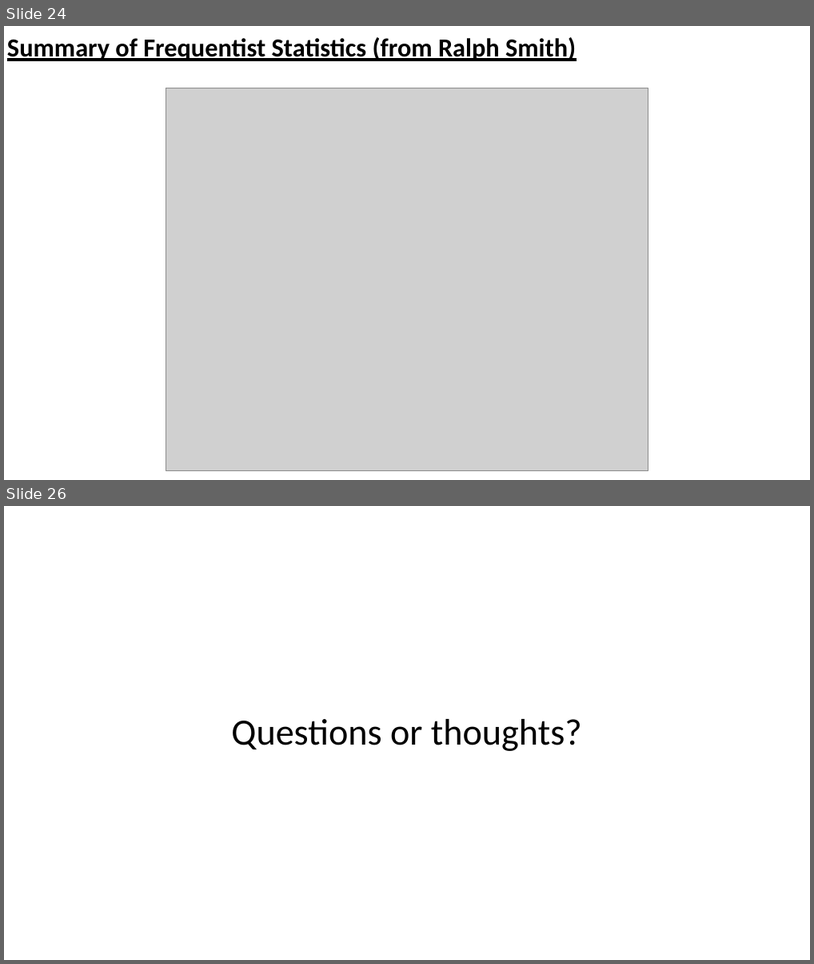
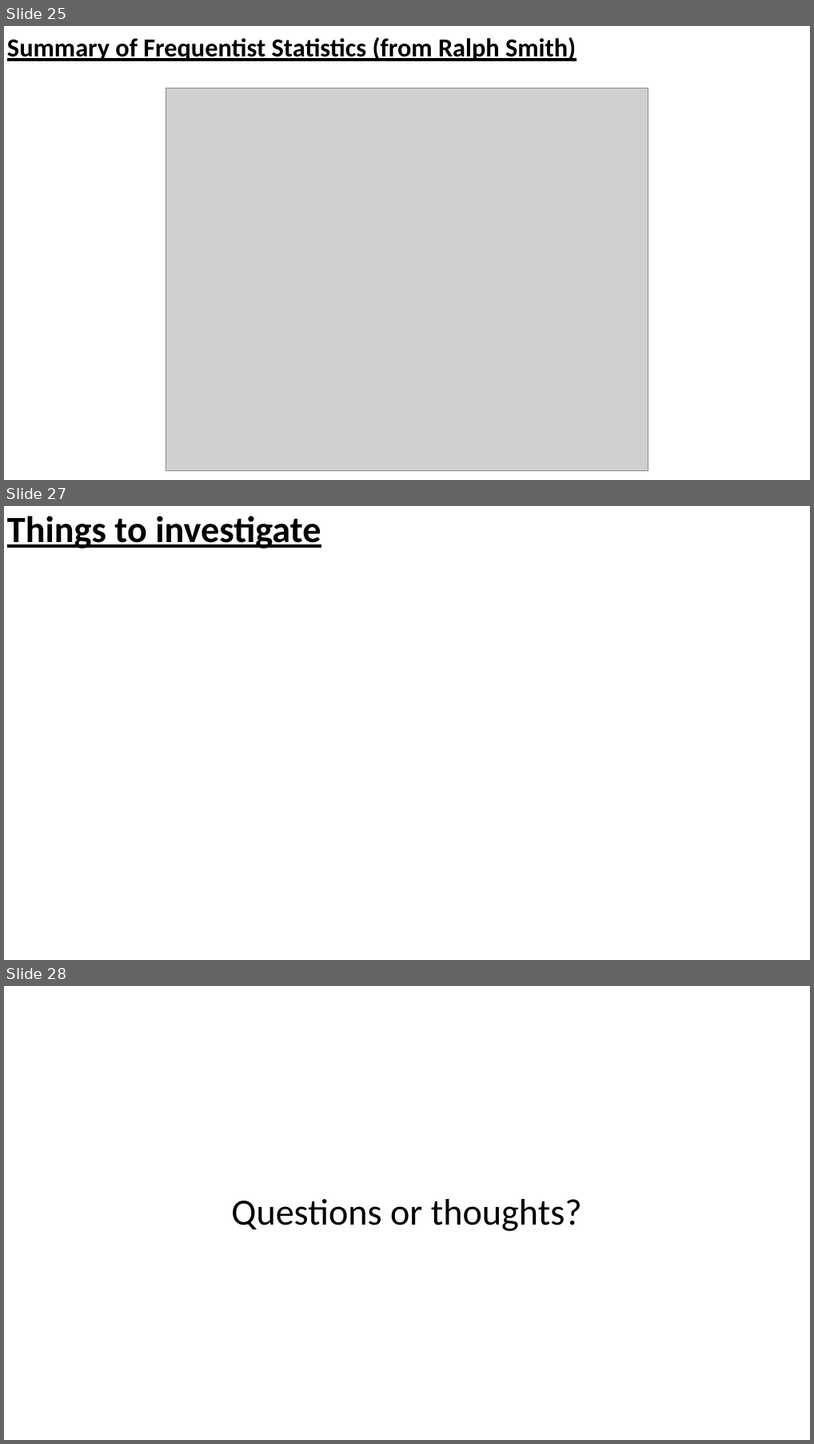
Before and after one commit to mjcolebank/UCI_CIRC_Code, a slide deck: InverseProblems_MATLAB_8_16_23/Slides_InverseProblems.pptx. Shown one above the other, each under a label of ours: slides 24 and 26 before the commit, slides 25, 27 and 28 after it; the slides between them are not shown. The pictures are 814x964 and 814x1444 pixels, drawn with LibreOffice and Linux fonts; fonts in the diff are those of the drawing; grey boxes stand for pictures. Boxes give left, top, right and bottom in pixels: in the first picture for what was removed or moved away, otherwise in the second. Text is boxed around its words. In the diff, an @@ line names an element or a change of style, - is before the commit and + after.

```diff
--- a/InverseProblems_MATLAB_8_16_23/Slides_InverseProblems.pptx
+++ b/InverseProblems_MATLAB_8_16_23/Slides_InverseProblems.pptx
@@ slide 27 added at <box>4,506,810,960</box>, background #FFFFFF @@
@@ text added at <box>7,516,321,548</box>, 44 pt, text #000000, bold, underline @@
+Things to investigate
@@ what was slide 24 is now slide 25 @@
@@ what was slide 26 is now slide 28 @@
```
Also in this commit, not shown: 8 slides changed, 7 other slides added, 5 other files.
